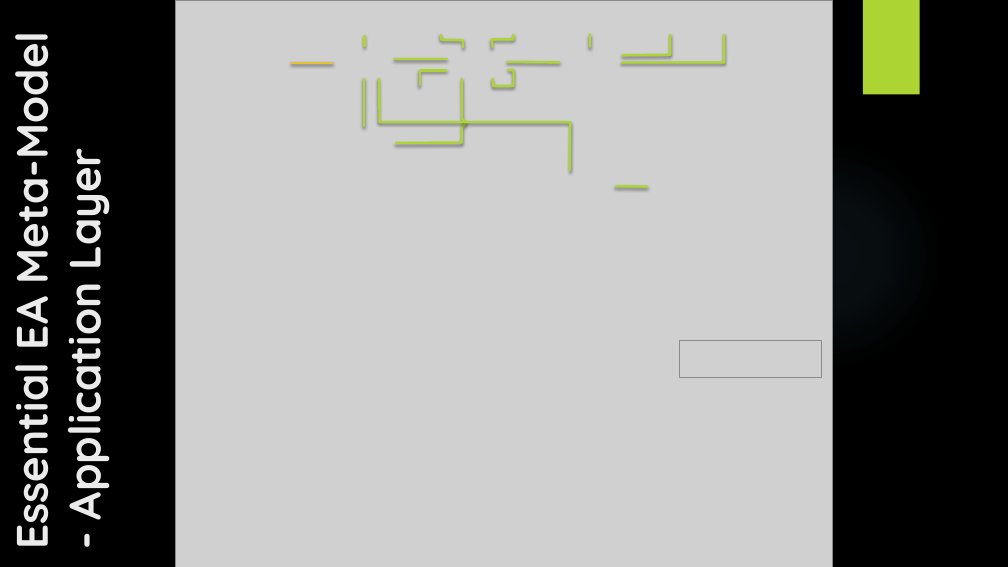
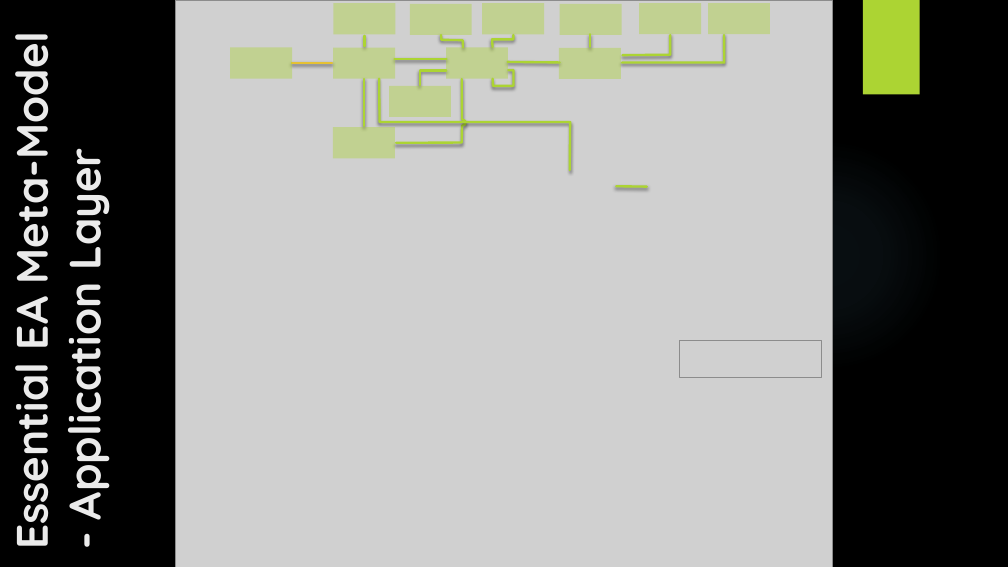
Before and after one commit to yasenstar/EA_MetaModel, a slide deck: slide 70 of Master_EAS_Meta-Model.pptx. Drawn at 1008x567 pixels with LibreOffice and Linux fonts; fonts in the diff are those of the drawing; grey boxes stand for pictures; background and template pictures are left out. Boxes give left, top, right and bottom in pixels: in the first picture for what was removed or moved away, otherwise in the second. Text is boxed around its words. In the diff, an @@ line names an element or a change of style, - is before the commit and + after.

```diff
--- a/Master_EAS_Meta-Model.pptx
+++ b/Master_EAS_Meta-Model.pptx
@@ rectangle added at (333, 3, 395, 34), fill #ACD433 at 40% opacity @@
@@ rectangle added at (410, 4, 472, 35), fill #ACD433 at 40% opacity @@
@@ rectangle added at (482, 3, 544, 34), fill #ACD433 at 40% opacity @@
@@ rectangle added at (560, 4, 622, 35), fill #ACD433 at 40% opacity @@
@@ rectangle added at (639, 3, 701, 34), fill #ACD433 at 40% opacity @@
@@ rectangle added at (709, 3, 771, 34), fill #ACD433 at 40% opacity @@
@@ rectangle added at (230, 48, 292, 79), fill #ACD433 at 40% opacity @@
@@ rectangle added at (333, 48, 395, 79), fill #ACD433 at 40% opacity @@
@@ rectangle added at (446, 48, 508, 79), fill #ACD433 at 40% opacity @@
@@ rectangle added at (559, 48, 621, 79), fill #ACD433 at 40% opacity @@
@@ rectangle added at (389, 86, 451, 117), fill #ACD433 at 40% opacity @@
@@ rectangle added at (333, 127, 395, 158), fill #ACD433 at 40% opacity @@
```
Also in this commit, not shown: 7 other slides changed, 8 slides added, 11 other files.
